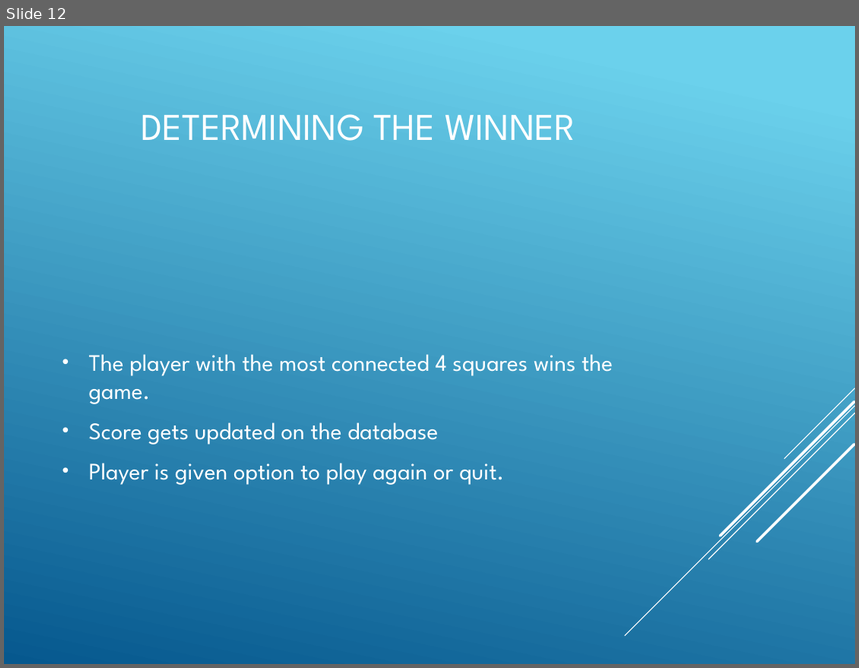
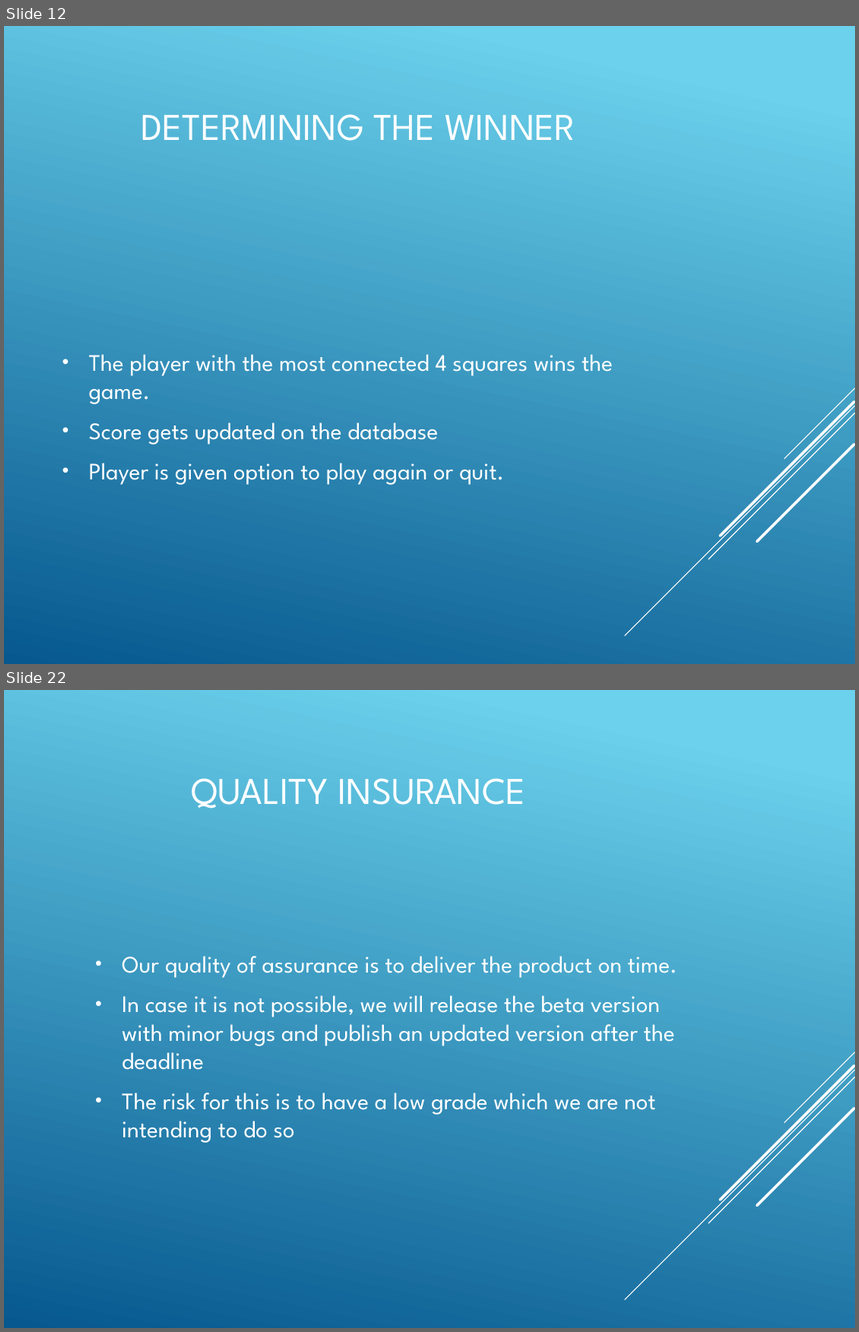
Before and after one commit to Amatarasu/A-Team, a slide deck: Power Point Presentation-bk.pptx. Shown one above the other, each under a label of ours: slide 12 before the commit, slides 12 and 22 after it; the slides between them are not shown. The pictures are 859x668 and 859x1332 pixels, drawn with LibreOffice and Linux fonts; fonts in the diff are those of the drawing. Boxes give left, top, right and bottom in pixels: in the first picture for what was removed or moved away, otherwise in the second. Text is boxed around its words. In the diff, an @@ line names an element or a change of style, - is before the commit and + after.

```diff
--- a/Power Point Presentation-bk.pptx
+++ b/Power Point Presentation-bk.pptx
@@ slide 22 added at <box>4,690,855,1328</box>, background gradient #6ED2EB to #06588E; not listed: 5 template elements that a slide beside it also shows @@
@@ title added at <box>191,778,525,809</box>, 32 pt, text #FFFFFF @@
+QUALITY INSURANCE
@@ text added at <box>122,956,677,1143</box>, 20 pt, text #FFFFFF @@
+• Our quality of assurance is to deliver the product on time.
+• In case it is not possible, we will release the beta version with minor bugs and publish an updated version after the deadline
+• The risk for this is to have a low grade which we are not intending to do so
```
Also in this commit, not shown: 1 slide changed, 11 other slides added, 1 slide removed, 8 other files.
